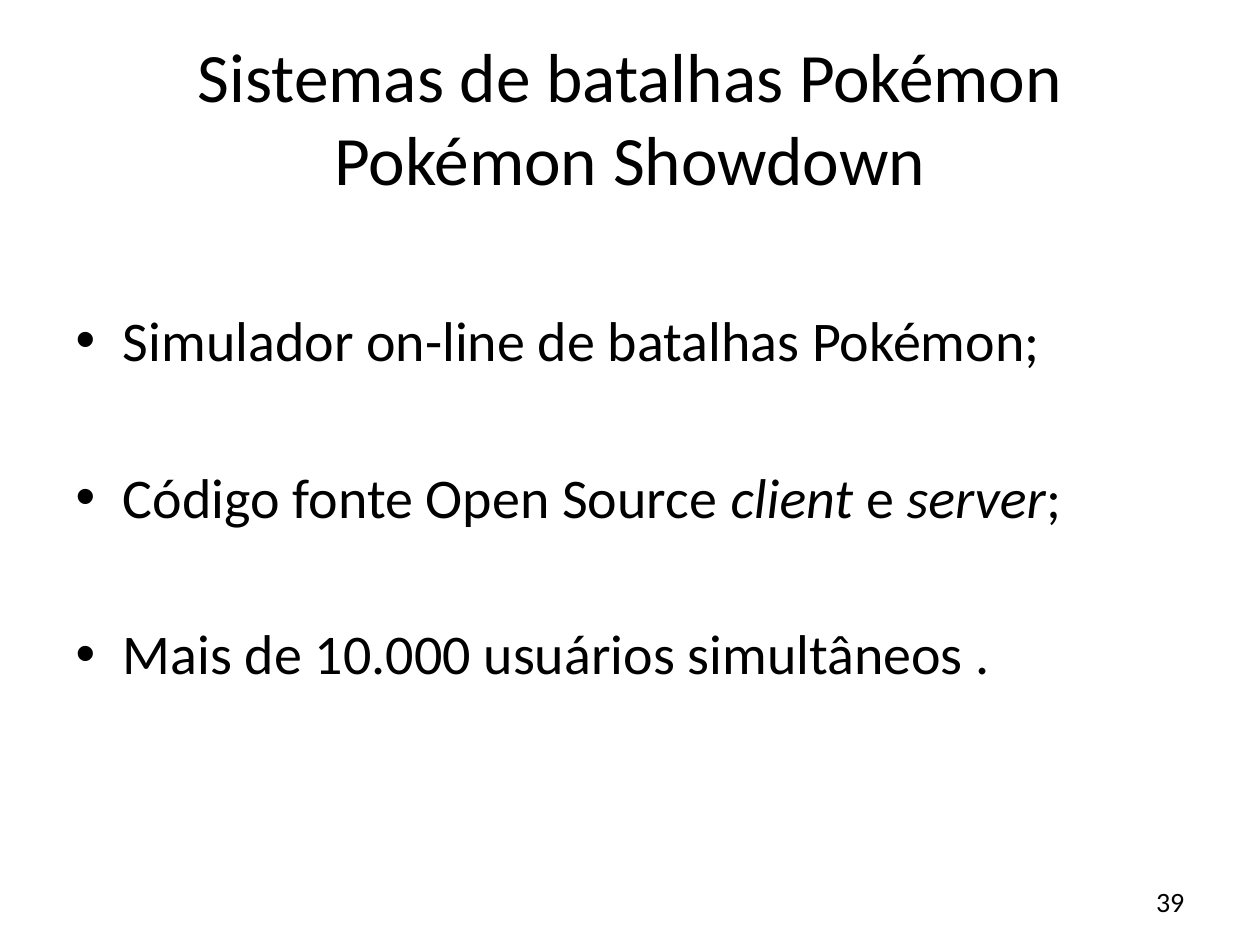
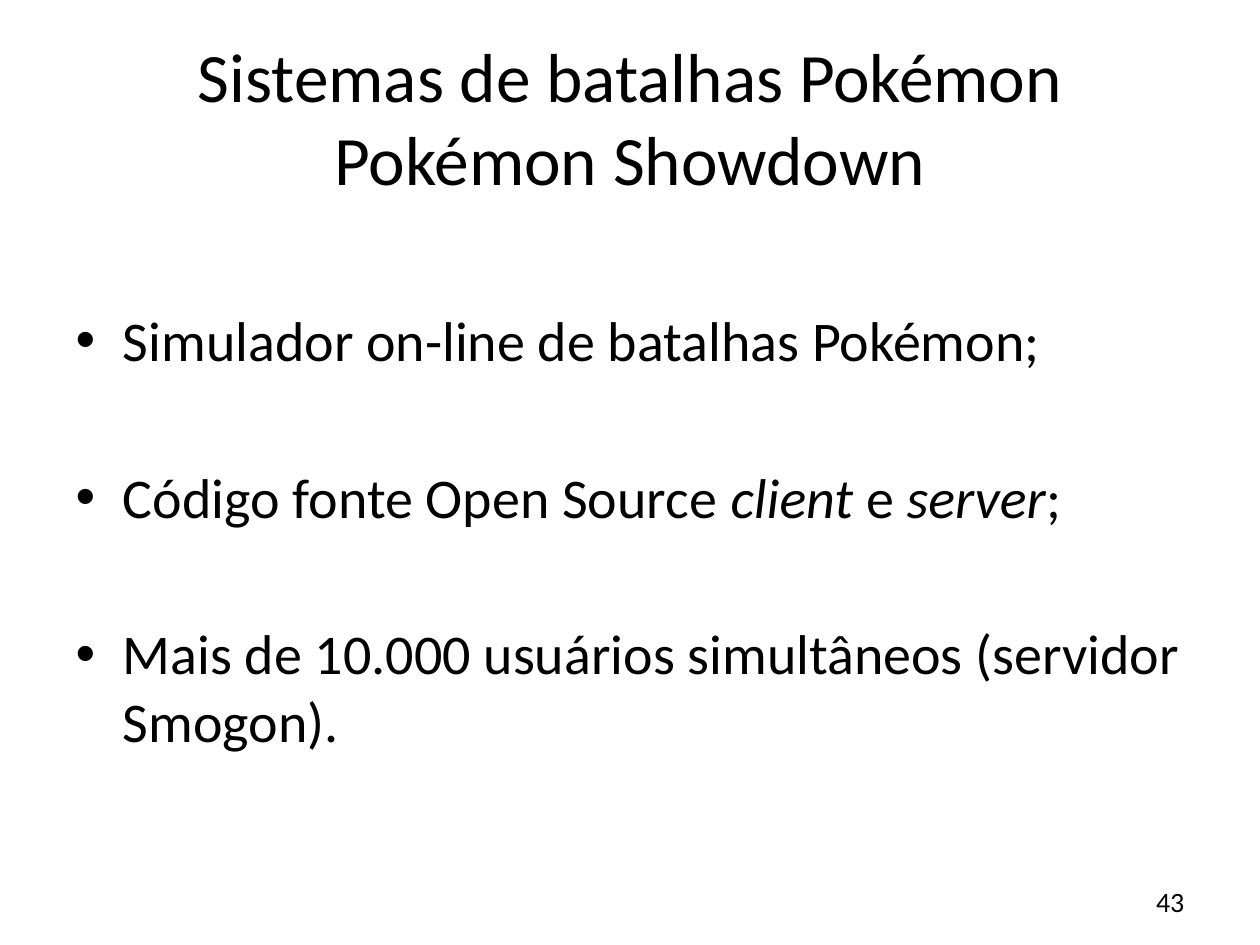
Before and after one commit to JonathanOhara/dissertacao, a slide deck: slide 43 of Apresentação Qualificação.pptx (slide 39 before the commit). Drawn at 1260x945 pixels with LibreOffice and Linux fonts; fonts in the diff are those of the drawing; background and template pictures are left out. Boxes give left, top, right and bottom in pixels: in the first picture for what was removed or moved away, otherwise in the second. Text is boxed around its words. In the diff, an @@ line names an element or a change of style, - is before the commit and + after.

```diff
--- a/Apresentação Qualificação.pptx
+++ b/Apresentação Qualificação.pptx
@@ text at [123, 633, 1179, 752]: text changed @@
-• Mais de 10.000 usuários simultâneos .
+• Mais de 10.000 usuários simultâneos (servidor Smogon).
@@ page number at [1156, 894, 1184, 913]: text changed @@
-39
+43
```
Also in this commit, not shown: 12 other slides changed, 4 slides added, 2 other files.
